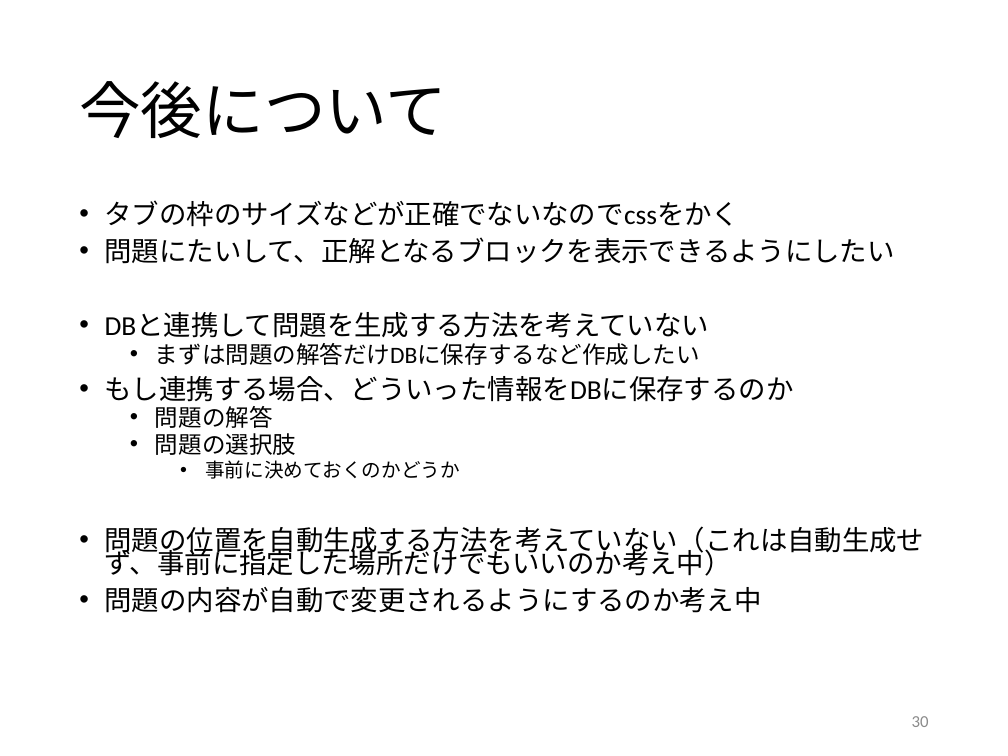
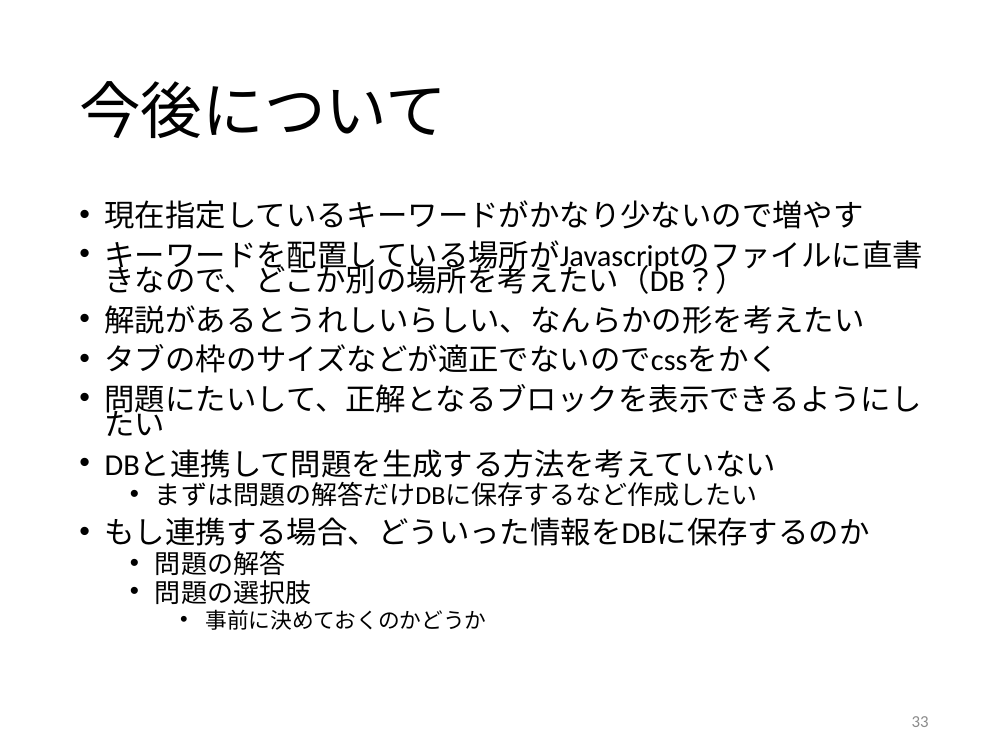
Before and after one commit to kait-takanolab/1821121-shimaoka-thesis, a slide deck: slide 33 of 1821121_shimaoka_sotsuken.pptx (slide 30 before the commit). Drawn at 1008x756 pixels with LibreOffice and Linux fonts; fonts in the diff are those of the drawing. Boxes give left, top, right and bottom in pixels: in the first picture for what was removed or moved away, otherwise in the second. Text is boxed around its words. In the diff, an @@ line names an element or a change of style, - is before the commit and + after.

```diff
--- a/1821121_shimaoka_sotsuken.pptx
+++ b/1821121_shimaoka_sotsuken.pptx
@@ text at bbox=[105, 200, 923, 373]: text changed; size 19.6 to 21.7 pt @@
-• タブの枠のサイズなどが正確でないなのでcssをかく
+• 現在指定しているキーワードがかなり少ないので増やす
+• キーワードを配置している場所がJavascriptのファイルに直書きなので、どこか別の場所を考えたい（DB？）
+• 解説があるとうれしいらしい、なんらかの形を考えたい
+• タブの枠のサイズなどが適正でないのでcssをかく
@@ text at bbox=[105, 384, 922, 630]: size 19.6 to 21.7 pt in "問題にたいして、正解となるブロックを表示できるようにしたい", "DBと連携して問題を生成する方法を考えていない", "もし連携する場合、どういった情報をDBに保存するのか"; size 16.8 to 18.6 pt in "まずは問題の解答だけDBに保存するなど作成したい", "問題の解答", "問題の選択肢"; size 14 to 15.5 pt in "事前に決めておくのかどうか" @@
@@ text at bbox=[105, 526, 925, 613]: paragraphs removed @@
-• 問題の位置を自動生成する方法を考えていない（これは自動生成せず、事前に指定した場所だけでもいいのか考え中）
-• 問題の内容が自動で変更されるようにするのか考え中
@@ page number at bbox=[912, 716, 929, 727]: text changed @@
-30
+33
```
Also in this commit, not shown: 4 slides added, 1 slide removed.
